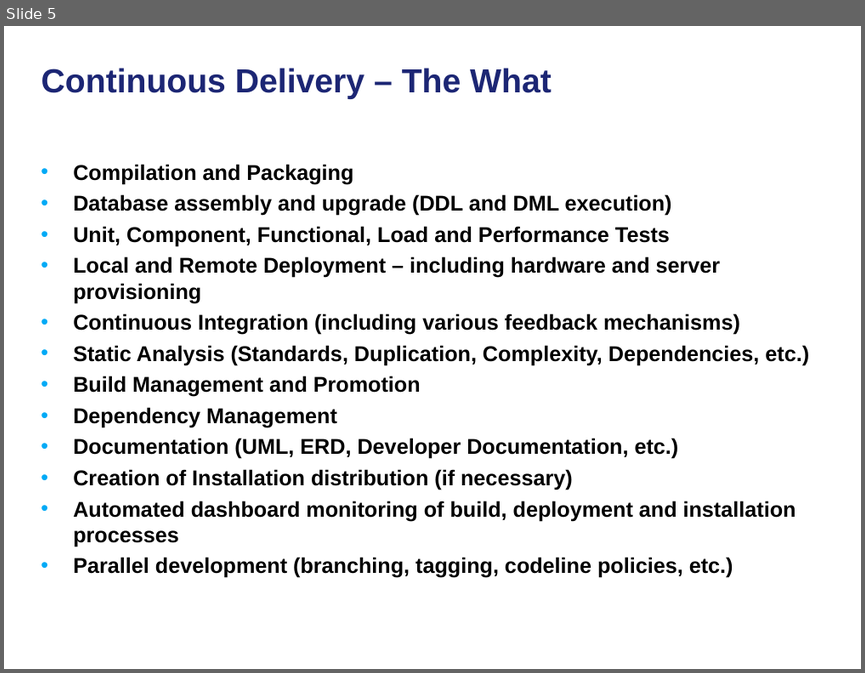
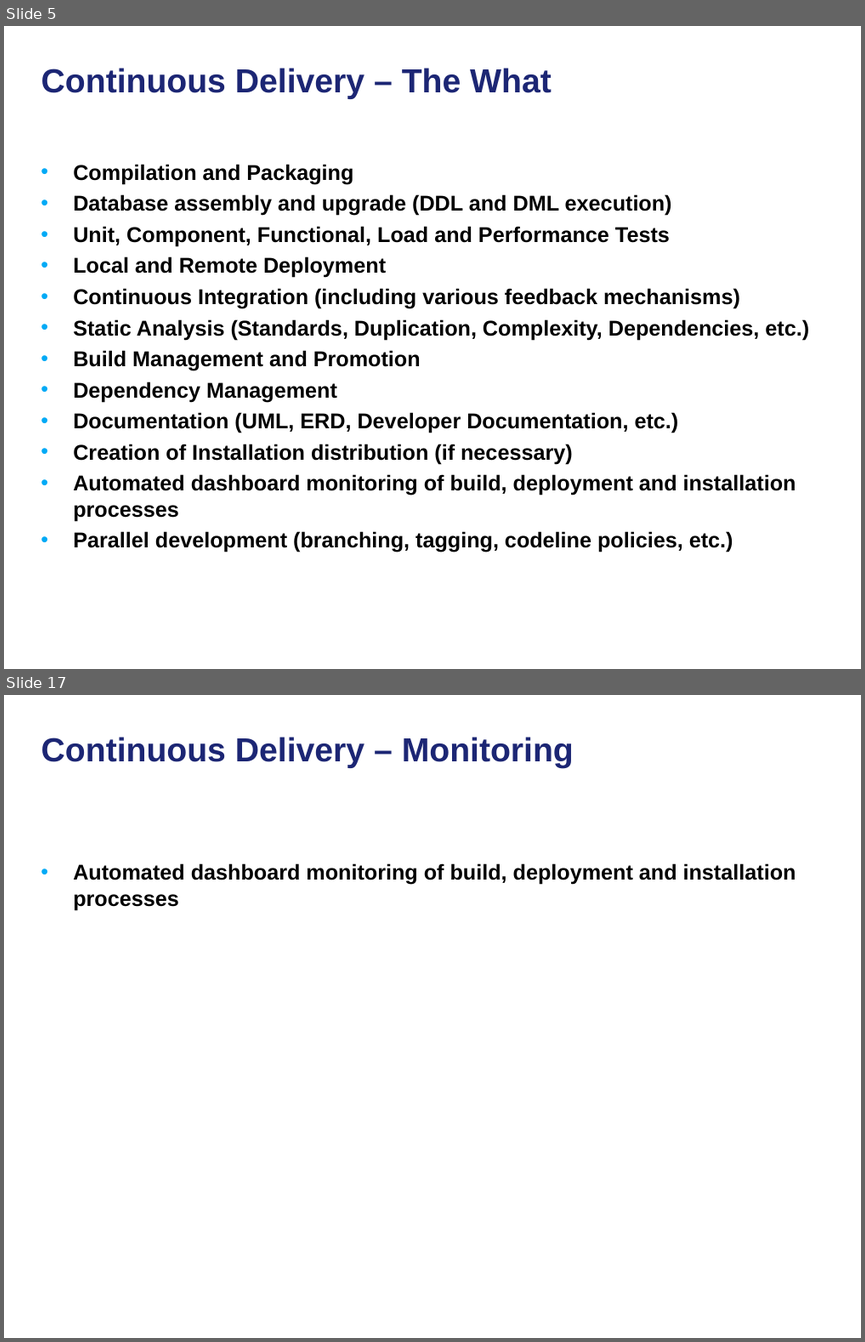
Before and after one commit to NCIP/automation, a slide deck: docs/continuous-delivery-caehr.ppt. Shown one above the other, each under a label of ours: slide 5 before the commit, slides 5 and 17 after it; the slides between them are not shown. The pictures are 865x673 and 865x1342 pixels, drawn with LibreOffice and Linux fonts; fonts in the diff are those of the drawing; background and template pictures are left out. Boxes give left, top, right and bottom in pixels: in the first picture for what was removed or moved away, otherwise in the second. Text is boxed around its words. In the diff, an @@ line names an element or a change of style, - is before the commit and + after.

```diff
--- a/docs/continuous-delivery-caehr.ppt
+++ b/docs/continuous-delivery-caehr.ppt
@@ slide 17 added at bbox=[4, 695, 861, 1338], background picture (left out) @@
@@ title added at bbox=[41, 737, 574, 768], 28 pt, text #1C2674, bold @@
+Continuous Delivery – Monitoring
@@ text added at bbox=[73, 863, 796, 910], 18 pt, text #000000, bold @@
+• Automated dashboard monitoring of build, deployment and installation processes
@@ slide 5 changed as well @@
@@ text at bbox=[73, 256, 386, 278]: text changed @@
-• Local and Remote Deployment – including hardware and server provisioning
+• Local and Remote Deployment
```
Also in this commit, not shown: 1 other slide changed, 12 other slides added.
